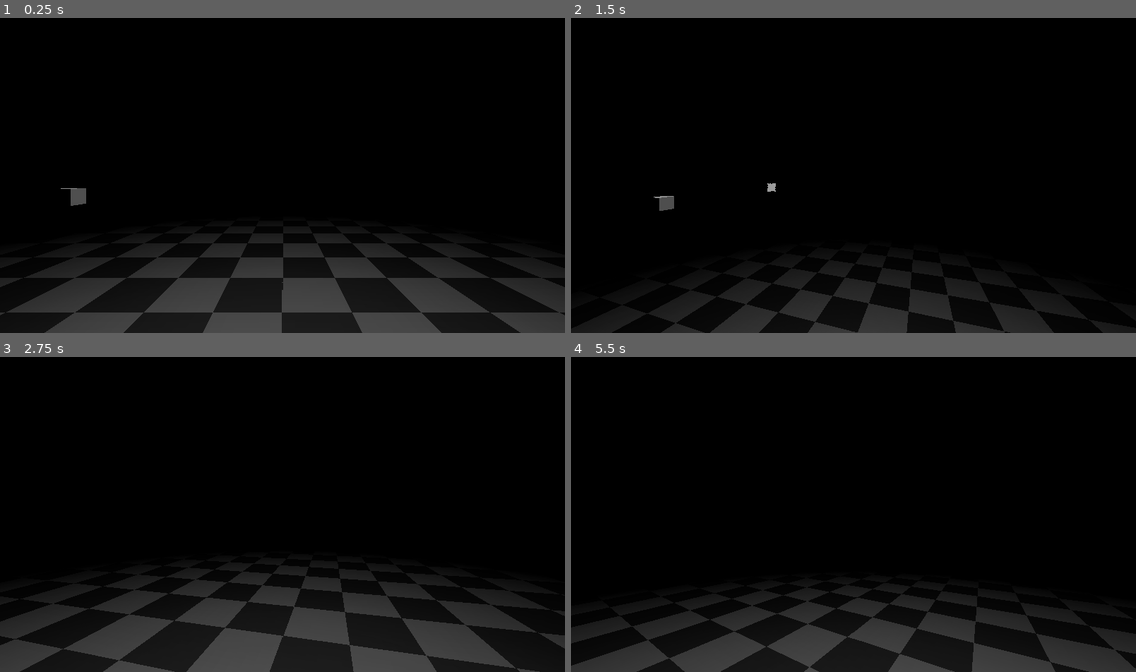
Above: before the commit, frames 1-4 (two rows, left to right).
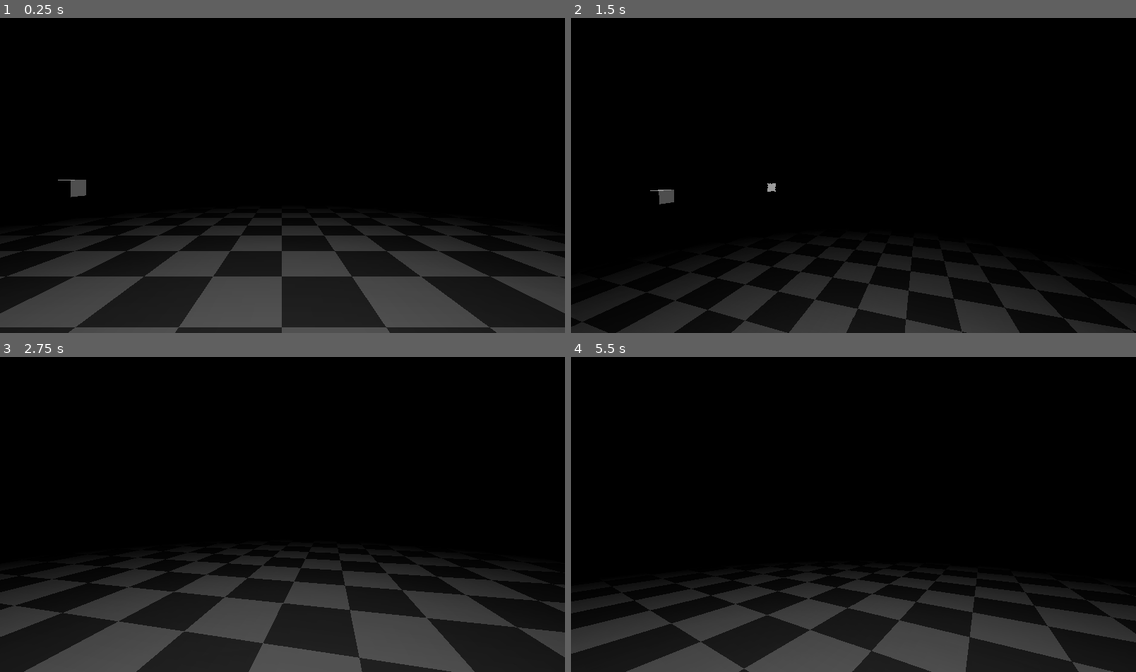
Above: after the commit, the same moments.

Repository: Yaszu-Mage/Voidbound
Game: Godot game, scene res://scenes/baseWorld.tscn
The game is run twice, just before and just after one commit, with the same random seed, the same clock (stepped at 60 frames per second) and the same inputs. This scene is started directly instead of the project's main scene.
Inputs (mouse positions are in pixels of both pictures, inside the frame that each line leads up to):
- Up to frame 1 (0.25 s): no input
- Up to frame 2 (1.5 s): tap Enter (ui_accept) at 0.5, 0.77 s; move the mouse to (977, 159) at 0.52 s; hold D (right) 0.53-1.28 s; tap Alt at 0.6 s; click (977, 159) at 0.67 s; move the mouse to (825, 175) at 1.27 s; hold W (forward) from 1.28 s (still down); tap Shift at 1.35 s
- Up to frame 3 (2.75 s): keep holding W (forward); tap Enter (ui_accept) at 1.52 s; move the mouse to (293, 508) at 2.02 s; tap Alt at 2.1 s
- Up to frame 4 (5.5 s): move the mouse to (825, 577) at 2.77 s; tap Shift at 2.85, 4.35 s; click (825, 577) at 2.92 s; tap Enter (ui_accept) at 3.02, 3.77, 4.52 s; move the mouse to (1023, 561) at 3.52 s; release W (forward) at 3.53 s; hold A (left) 3.53-4.28 s; tap Alt at 3.6, 5.1 s; move the mouse to (808, 508) at 4.27 s; hold W (forward) from 4.28 s (still down); move the mouse to (859, 514) at 5.02 s

The runs differ from the first frame. In frame 1, 13% of the frame differs, in the area x 0-100%, y 51-100%; in frame 2, 7.8%; in frame 3, 15%, in the area x 0-100%, y 61-100%; in frame 4, 12%.
Error in both runs: Invalid access to property or key 'pressed' on a base object of type 'null instance'. (res://scripts/world.gd:30)

Commit message:
Added world border, tried to optimize a little added rate limit to sandbox

Diff:
--- a/client/godotandwater/project.godot
+++ b/client/godotandwater/project.godot
@@ -18,7 +18,7 @@
 [display]
 
 window/stretch/mode="viewport"
-window/stretch/aspect="keep_width"
+window/vsync/vsync_mode=0
 
 [editor_plugins]
 
@@ -59,6 +59,7 @@
 
 [rendering]
 
+textures/canvas_textures/default_texture_filter=0
 rendering_device/driver.windows="d3d12"
 renderer/rendering_method="gl_compatibility"
 renderer/rendering_method.mobile="gl_compatibility"
--- a/client/godotandwater/scenes/player.tscn
+++ b/client/godotandwater/scenes/player.tscn
@@ -19,6 +19,7 @@
 emission_energy_multiplier = 0.0
 
 [sub_resource type="BoxShape3D" id="BoxShape3D_mwhv0"]
+size = Vector3(1, 2.161621, 1)
 
 [sub_resource type="StandardMaterial3D" id="StandardMaterial3D_dqkch"]
 transparency = 1
@@ -101,6 +102,7 @@
 [node name="Camera3D" type="Camera3D" parent="cambod" unique_id=774628492]
 visible = false
 current = true
+far = 100.0
 
 [node name="soul" type="MeshInstance3D" parent="cambod" unique_id=1713123651]
 transform = Transform3D(0.25, 0, 0, 0, 0.25, 0, 0, 0, 0.25, 0, 0, 0)
@@ -109,6 +111,7 @@
 surface_material_override/1 = SubResource("StandardMaterial3D_qhqgy")
 
 [node name="CollisionShape3D" type="CollisionShape3D" parent="." unique_id=674868434 groups=["player"]]
+transform = Transform3D(1, 0, 0, 0, 1, 0, 0, 0, 1, 0, 1.102067, 0)
 shape = SubResource("BoxShape3D_mwhv0")
 
 [node name="stars" type="CPUParticles3D" parent="." unique_id=1832276065]
--- a/client/godotandwater/scripts/world.gd
+++ b/client/godotandwater/scripts/world.gd
@@ -9,7 +9,7 @@
 @export var shell = preload("res://scenes/shellPlayer.tscn")
 var socket = WebSocketPeer.new()
 @onready var player = $player
-var pingCounter = 20
+var pingCounter = 5
 
 # Call this function whenever you want to send data
 func send_json(data: Variant) -> void:
Not shown, changed: server/src/main/java/org/starSlayer/Player.java
Not shown, changed: server/src/main/java/org/starSlayer/sandbox.java
Not shown, changed: server/src/main/java/org/starSlayer/webSocketServer.java
